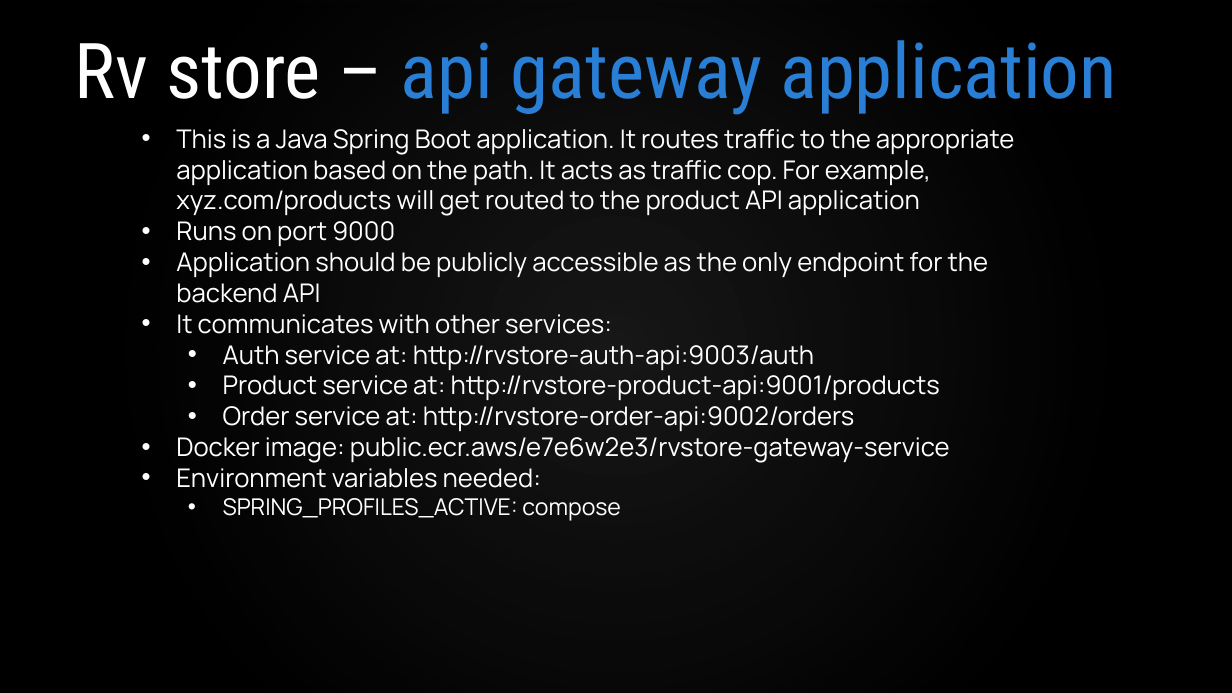
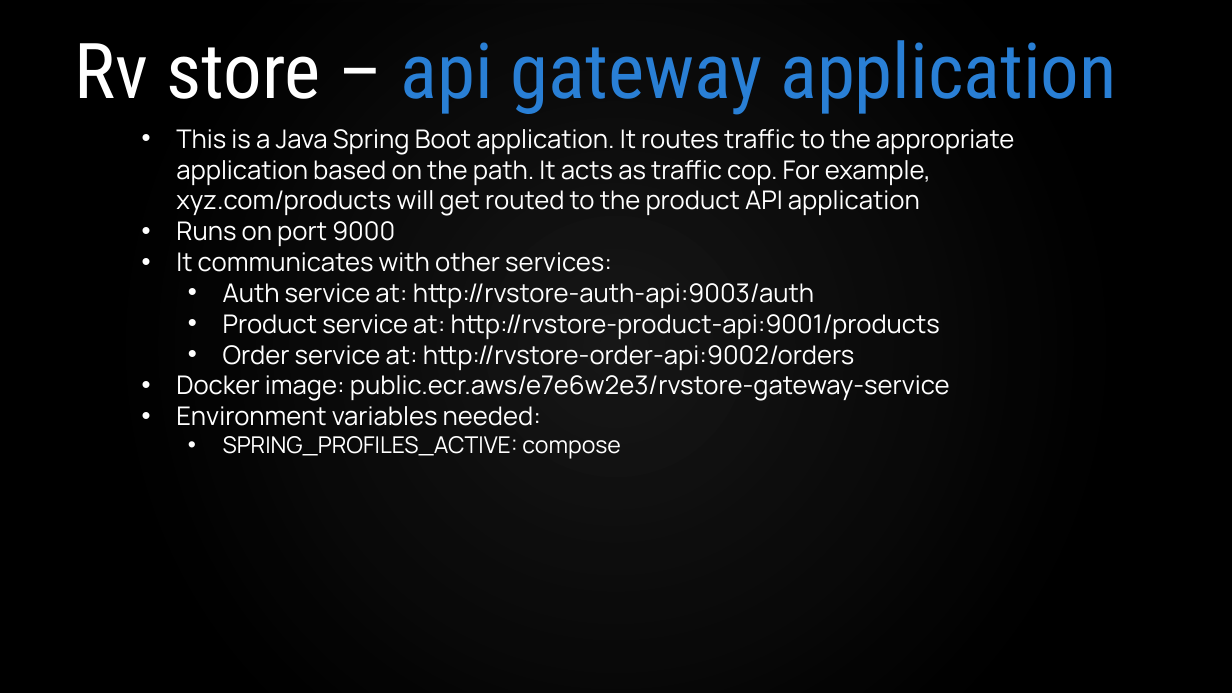
Before and after one commit to VergeOps/k8s-rvstore, a slide deck: slide 12 of rvstore_hackathon/Docker-RV Store Hackathon.pptx. Drawn at 1232x693 pixels with LibreOffice and Linux fonts; fonts in the diff are those of the drawing; background and template pictures are left out. Boxes give left, top, right and bottom in pixels: in the first picture for what was removed or moved away, otherwise in the second. Text is boxed around its words. In the diff, an @@ line names an element or a change of style, - is before the commit and + after.

```diff
--- a/rvstore_hackathon/Docker-RV Store Hackathon.pptx
+++ b/rvstore_hackathon/Docker-RV Store Hackathon.pptx
@@ text at [176,252,989,303]: paragraph removed @@
-• Application should be publicly accessible as the only endpoint for the backend API
```
Also in this commit, not shown: 4 other slides changed, 1 other file.
